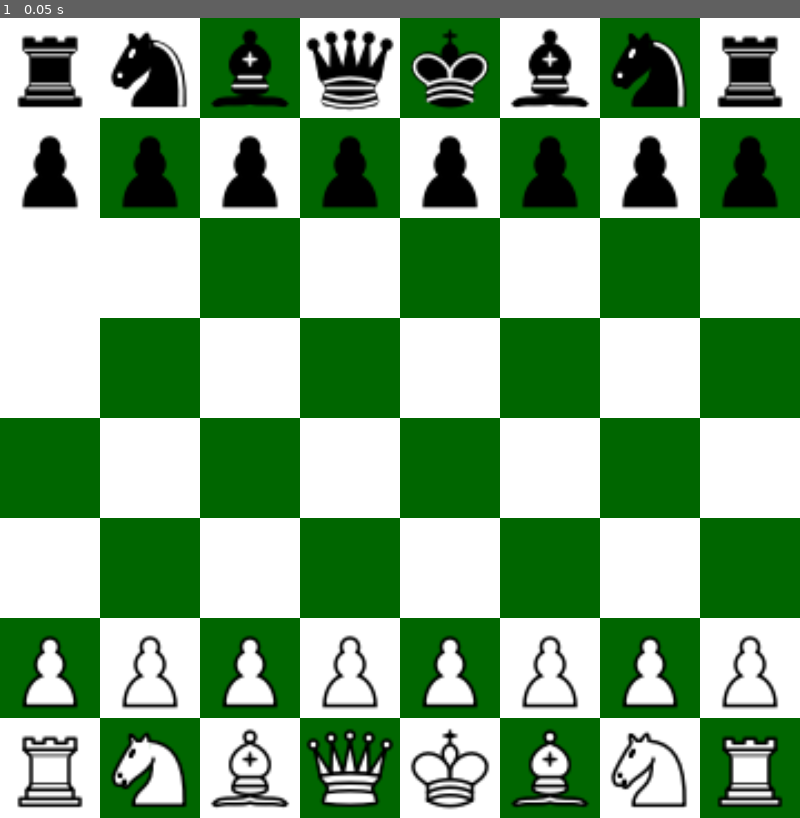
Above: before the commit, frame 1.
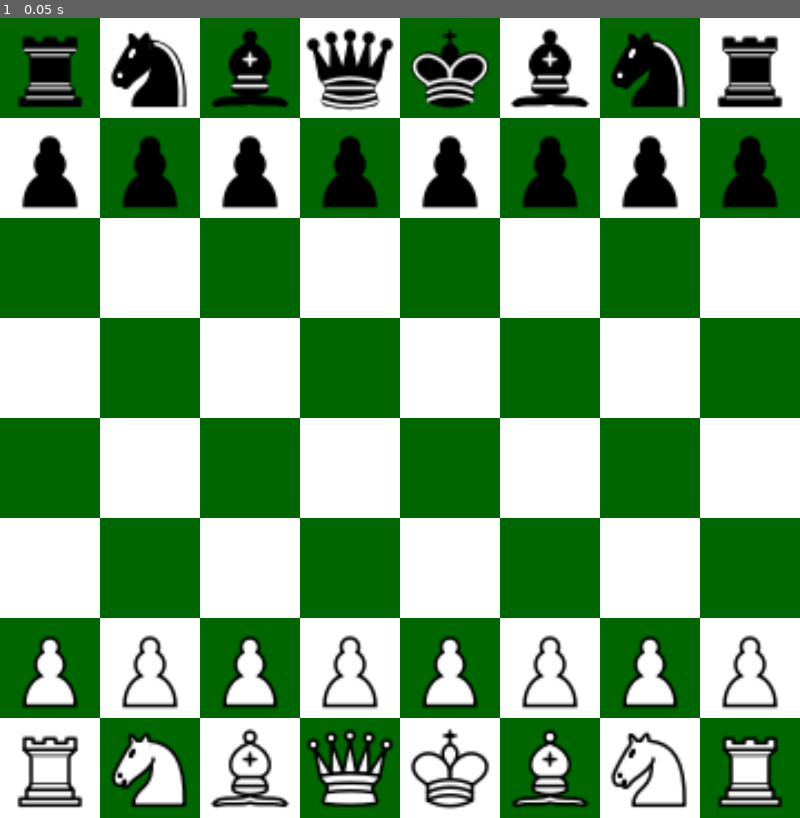
Above: after the commit, the same moment.

Repository: RyanC3194/Chess-godot
Game: Godot game, scene res://main.tscn
Same seed, same stepped clock (60 frames per second), same inputs: the game is played once before the commit and once after it.
Inputs:
- Up to frame 1 (0.05 s): no input

The runs differ from the first frame. In frame 1, 2.7% of the frame differs, in the area x 0-13%, y 0-38%.

Commit message:
Promotion done, castle done

Diff:
--- a/background.gd
+++ b/background.gd
@@ -2,6 +2,7 @@
 
 var BOARD_WIDTH = 8
 var BOARD_HEIGHT = 8
+var enable_click = true
 
 signal background_click
 
@@ -27,6 +28,6 @@
 
 
 func _on_gui_input(event):
-	if event is InputEventMouseButton:
+	if event is InputEventMouseButton && enable_click:
 		background_click.emit(convert_coord((event.position)))
 	pass # Replace with function body.
--- a/main.gd
+++ b/main.gd
@@ -18,7 +18,7 @@
 var opposite_color_index = {"White": 1, "Black": 0}
 var blocking_squares = [[], []]
 var en_passant_ranks = [3, 4]
-var last_moved_piece # for en passant
+var en_passant_piece # for en passant
 
 # keep track of kings to calculate checks faster
 var kings = [null, null]
@@ -42,7 +42,7 @@
 func add_piece(type, color, col, row):
 	# if the original location has a piece, remove it first
 	if (board[col][row] != null):
-		remove_child(board[row][col])
+		$pieces.remove_child(board[row][col])
 
 
 	# set up the board
@@ -53,7 +53,7 @@
 	piece.pos = Vector2(col, row)
 	piece.color = color
 	board[col][row] = piece
-	add_child(piece)
+	$pieces.add_child(piece)
 	if type == "King":
 		kings[color_index[color]] = piece
 	piece_list[color_index[color]].append(piece)
@@ -101,15 +101,27 @@
 			remove_from_attack_map(p)
 			removed.append(p)
 
+	# keep track of en passant-able piece
+	if (piece.piece_type == "Pawn" && !piece.has_moved && (coord.y - piece.pos.y == 2 || coord.y - piece.pos.y == -2)):
+		en_passant_piece = piece
+	else:
+		en_passant_piece = null
+
 	var old_pos = piece.pos
 	var col = coord.x
 	var row = coord.y
+
 	board[piece.pos.x][piece.pos.y] = null
 	piece.on_move(coord)
 	if (board[col][row]) != null:
 		# remove the original piece
+		remove_from_attack_map(board[col][row])
 		board[col][row].visible = false
 		piece_list[opposite_color_index[piece.color]].erase(board[col][row])
+	# remove en passant piece
+	elif (piece.piece_type == "Pawn" && coord.x != old_pos.x):
+		board[col][old_pos.y].visible = false
+		piece_list[opposite_color_index[piece.color]].erase(board[col][old_pos.y])
 
 	board[col][row] = piece
 	white_turn = !white_turn
@@ -152,14 +164,18 @@
 			white_turn = !white_turn
 			move_piece(board[old_pos.x - 4][old_pos.y], Vector2(old_pos.x - 1, old_pos.y))
 
-	last_moved_piece = piece
+
 	# check if the opponent is checkmated
 	print("aa", is_checkmate((o_king.color)))
 
 
 func promotion(piece):
 	#TODO
-	piece.promote("Queen")
+	$promotion_scene.visible = true
+	$Background.enable_click = false
+	piece.promote(await $promotion_scene.get_promotion_type(piece))
+	$promotion_scene.visible = false
+	$Background.enable_click = true
 
 func add_to_attack_map(piece):
 	if piece.piece_type == "Bishop" || piece.piece_type == "Rook" || piece.piece_type == "Queen":
@@ -241,8 +257,7 @@
 			# check en passant
 
 			if (piece.pos.y == en_passant_ranks[color_index[piece.color]]):
-				if (last_moved_piece.piece_type == "Pawn" && board[move.x][piece.pos.y] == last_moved_piece):
-					#
+				if (en_passant_piece != null && board[move.x][piece.pos.y] == en_passant_piece):
 					legal_moves.append(move)
 
 
@@ -300,6 +315,7 @@
 	var row = 0
 	var col = 0
 	var notation_dict = {"p": ["Pawn", "Black"], "r": ["Rook", "Black"], "n": ["Knight", "Black"], "b": ["Bishop", "Black" …(200 unchanged characters)…
+	piece_list = [[], []]
 	for c in fen:
 		if c == "/":
 			row += 1
--- a/main.tscn
+++ b/main.tscn
@@ -16,7 +16,10 @@
 z_index = 100
 z_as_relative = false
 
+[node name="pieces" type="Node" parent="."]
+
 [node name="promotion_scene" parent="." instance=ExtResource("5_31wlr")]
+visible = false
 
 [connection signal="background_click" from="Background" to="." method="_on_background_click"]
 [connection signal="gui_input" from="Background" to="Background" method="_on_gui_input"]
--- a/piece.gd
+++ b/piece.gd
@@ -19,6 +19,7 @@
 func promote(pt):
 	piece_type = pt
 	$Pawn.visible = false
+	$PawnDark.visible = false
 	_ready()
 
 func update_type():
@@ -149,7 +150,7 @@
 
 		"Pawn":
 			var offsets =[Vector2(0, 1)]
-			if (color == "Black" && pos.y == 1) || (color == "White" && pos.y == 6):
+			if ((color == "Black" && pos.y == 1) || (color == "White" && pos.y == 6) && !has_moved):
 					offsets.append(Vector2(0, 2))
 			possible_squares = [[], []]
 			for offset in offsets:
--- a/promotion_scene.gd
+++ b/promotion_scene.gd
@@ -3,13 +3,58 @@
 var BOARD_WIDTH = 8
 var BOARD_HEIGHT = 8
 
+signal clicked
 
 # Called when the node enters the scene tree for the first time.
 func _ready():
 	var screen_size = get_viewport_rect().size
 	size = Vector2(screen_size.x  / BOARD_WIDTH, 4 * screen_size.y / BOARD_HEIGHT)
+	$Queen.position = Vector2(0, 0)
+	$Bishop.position = Vector2(0, screen_size.y / BOARD_HEIGHT)
+	$Rook.position = Vector2(0, 2 * screen_size.y /  BOARD_HEIGHT)
+	$Knight.position = Vector2(0, 3 * screen_size.y / BOARD_HEIGHT)
+	$QueenDark.position = Vector2(0, 0)
+	$BishopDark.position = Vector2(0, screen_size.y / BOARD_HEIGHT)
+	$RookDark.position = Vector2(0, 2 * screen_size.y /  BOARD_HEIGHT)
+	$KnightDark.position = Vector2(0, 3 * screen_size.y / BOARD_HEIGHT)
 
+func get_promotion_type(piece):
+	if (piece.color == "White"):
+		$Queen.visible = true
+		$Bishop.visible = true
+		$Rook.visible = true
+		$Knight.visible = true
+		$QueenDark.visible = false
+		$BishopDark.visible = false
+		$RookDark.visible = false
+		$KnightDark.visible = false
 
+	else:
+		$QueenDark.visible = true
+		$BishopDark.visible = true
+		$RookDark.visible = true
+		$KnightDark.visible = true
+		$Queen.visible = false
+		$Bishop.visible = false
+		$Rook.visible = false
+		$Knight.visible = false
+	position.x = piece.position.x
+	position.y = piece.pos.y / 7 * size.y
+	var pos = await clicked
+	return pos_to_type(pos)
+
+func pos_to_type(pos):
+	if (pos.y < size.y / 4):
+		return "Queen"
+	if (pos.y < size.y / 2):
+		return "Bishop"
+	if (pos.y < 3 * size.y / 4):
+		return "Rook"
+	return "Knight"
 # Called every frame. 'delta' is the elapsed time since the previous frame.
 func _process(delta):
 	pass
+
+func _on_gui_input(event):
+	if event is InputEventMouseButton:
+		clicked.emit(event.position)
--- a/promotion_scene.tscn
+++ b/promotion_scene.tscn
@@ -1,8 +1,74 @@
-[gd_scene load_steps=2 format=3 uid="uid://bj1g4lvexbdh1"]
+[gd_scene load_steps=10 format=3 uid="uid://bj1g4lvexbdh1"]
 
 [ext_resource type="Script" path="res://promotion_scene.gd" id="1_rc0i5"]
+[ext_resource type="Texture2D" uid="uid://cdfj77vvk5awa" path="res://resources/Chess_qlt45.svg" id="2_qvrfp"]
+[ext_resource type="Texture2D" uid="uid://lc6ooek5ktra" path="res://resources/Chess_rlt45.svg" id="3_tlok8"]
+[ext_resource type="Texture2D" uid="uid://p6plwhwe7d8y" path="res://resources/Chess_blt45.svg" id="4_71tt5"]
+[ext_resource type="Texture2D" uid="uid://dsw5c2exrx828" path="res://resources/Chess_nlt45.svg" id="5_pl1xf"]
+[ext_resource type="Texture2D" uid="uid://drr2v1nw64vb8" path="res://resources/Chess_rdt45.svg" id="6_b4m86"]
+[ext_resource type="Texture2D" uid="uid://bbi38qfnyfitb" path="res://resources/Chess_bdt45.svg" id="7_314c5"]
+[ext_resource type="Texture2D" uid="uid://d2h2f0rq3i0pa" path="res://resources/Chess_ndt45.svg" id="8_bn1rp"]
+[ext_resource type="Texture2D" uid="uid://buptw1hpjk4jo" path="res://resources/Chess_qdt45.svg" id="9_l05hw"]
 
 [node name="promotion_scene" type="ColorRect"]
 offset_right = 40.0
 offset_bottom = 40.0
 script = ExtResource("1_rc0i5")
+
+[node name="Queen" type="TextureRect" parent="."]
+visible = false
+offset_right = 45.0
+offset_bottom = 45.0
+scale = Vector2(2.222, 2.222)
+texture = ExtResource("2_qvrfp")
+
+[node name="Rook" type="TextureRect" parent="."]
+visible = false
+offset_right = 40.0
+offset_bottom = 40.0
+scale = Vector2(2.222, 2.222)
+texture = ExtResource("3_tlok8")
+
+[node name="Bishop" type="TextureRect" parent="."]
+visible = false
+offset_right = 40.0
+offset_bottom = 40.0
+scale = Vector2(2.222, 2.222)
+texture = ExtResource("4_71tt5")
+
+[node name="Knight" type="TextureRect" parent="."]
+visible = false
+offset_right = 45.0
+offset_bottom = 45.0
+scale = Vector2(2.222, 2.222)
+texture = ExtResource("5_pl1xf")
+
+[node name="RookDark" type="TextureRect" parent="."]
+visible = false
+offset_right = 40.0
+offset_bottom = 40.0
+scale = Vector2(2.222, 2.222)
+texture = ExtResource("6_b4m86")
+
+[node name="BishopDark" type="TextureRect" parent="."]
+visible = false
+offset_right = 40.0
+offset_bottom = 40.0
+scale = Vector2(2.222, 2.222)
+texture = ExtResource("7_314c5")
+
+[node name="KnightDark" type="TextureRect" parent="."]
+visible = false
+offset_right = 40.0
+offset_bottom = 40.0
+scale = Vector2(2.222, 2.222)
+texture = ExtResource("8_bn1rp")
+
+[node name="QueenDark" type="TextureRect" parent="."]
+visible = false
+offset_right = 45.0
+offset_bottom = 45.0
+scale = Vector2(2.222, 2.222)
+texture = ExtResource("9_l05hw")
+
+[connection signal="gui_input" from="." to="." method="_on_gui_input"]
